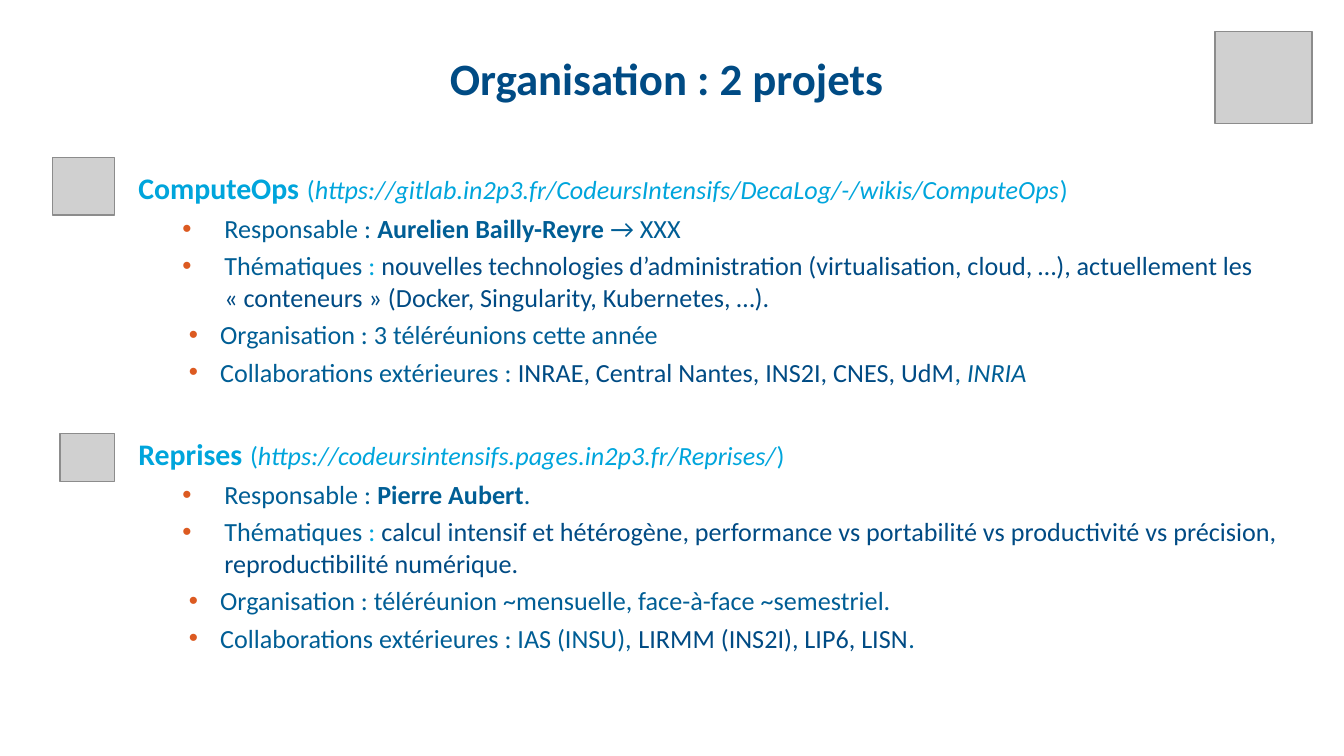
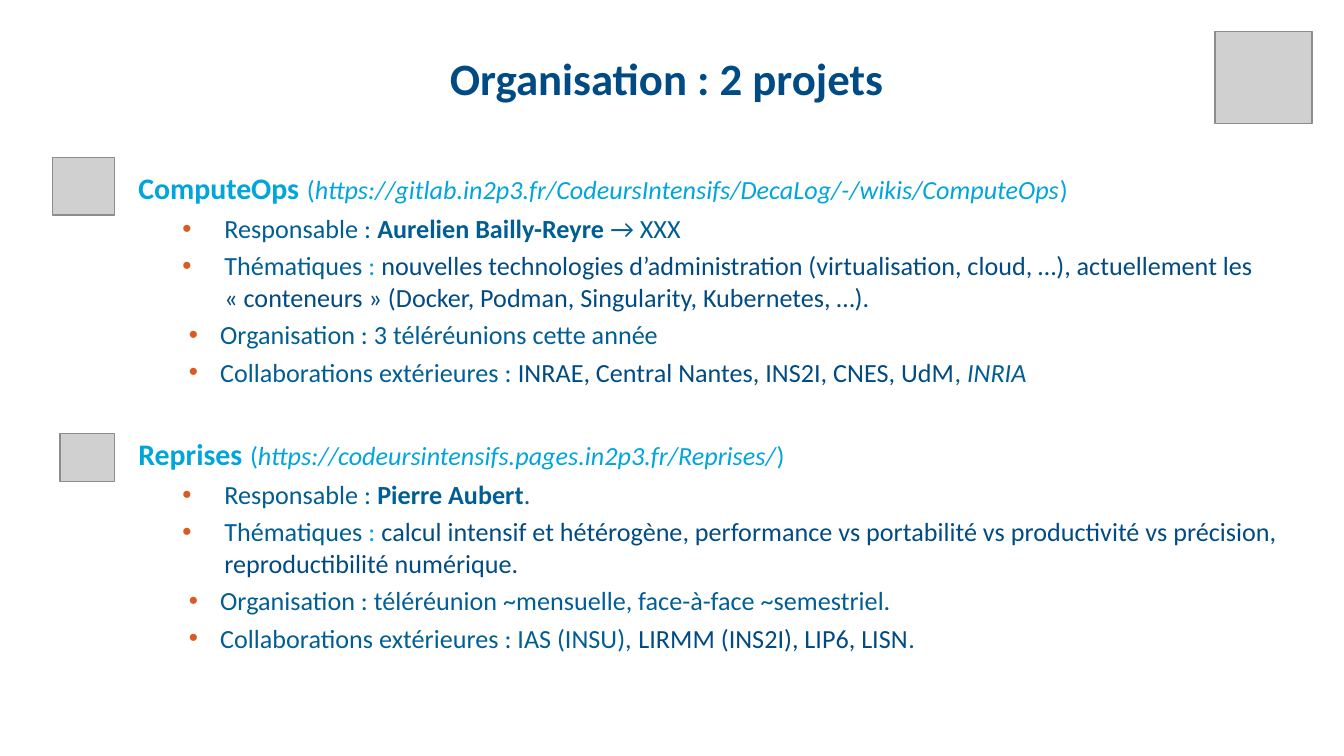
Before and after one commit to fjammes/misc, a slide deck: slide 5 of decalog/decalog-entretien-2024.odp. Drawn at 1344x756 pixels with LibreOffice and Linux fonts; fonts in the diff are those of the drawing; grey boxes stand for pictures. Boxes give left, top, right and bottom in pixels: in the first picture for what was removed or moved away, otherwise in the second. Text is boxed around its words. In the diff, an @@ line names an element or a change of style, - is before the commit and + after.

```diff
--- a/decalog/decalog-entretien-2024.odp
+++ b/decalog/decalog-entretien-2024.odp
@@ text at bbox=[224, 256, 1252, 312]: text changed @@
-  • Thématiques : nouvelles technologies d’administration (virtualisation, cloud, …), actuellement les « conteneurs » (Docker, Singularity, Kubernetes, …).
+  • Thématiques : nouvelles technologies d’administration (virtualisation, cloud, …), actuellement les « conteneurs » (Docker, Podman, Singularity, Kubernetes, …).
```
Also in this commit, not shown: 11 other slides changed, 1 slide removed, 1 other file.
